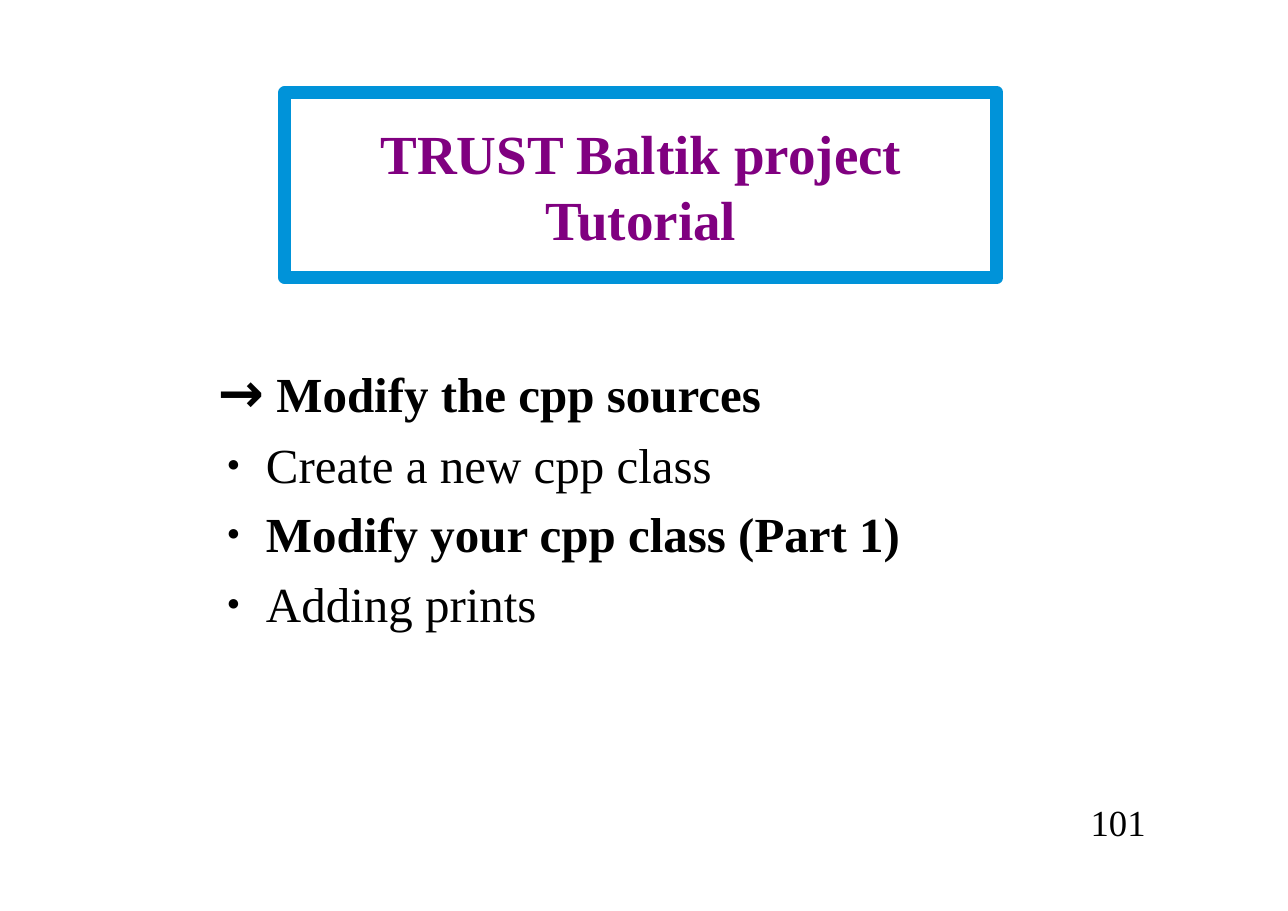
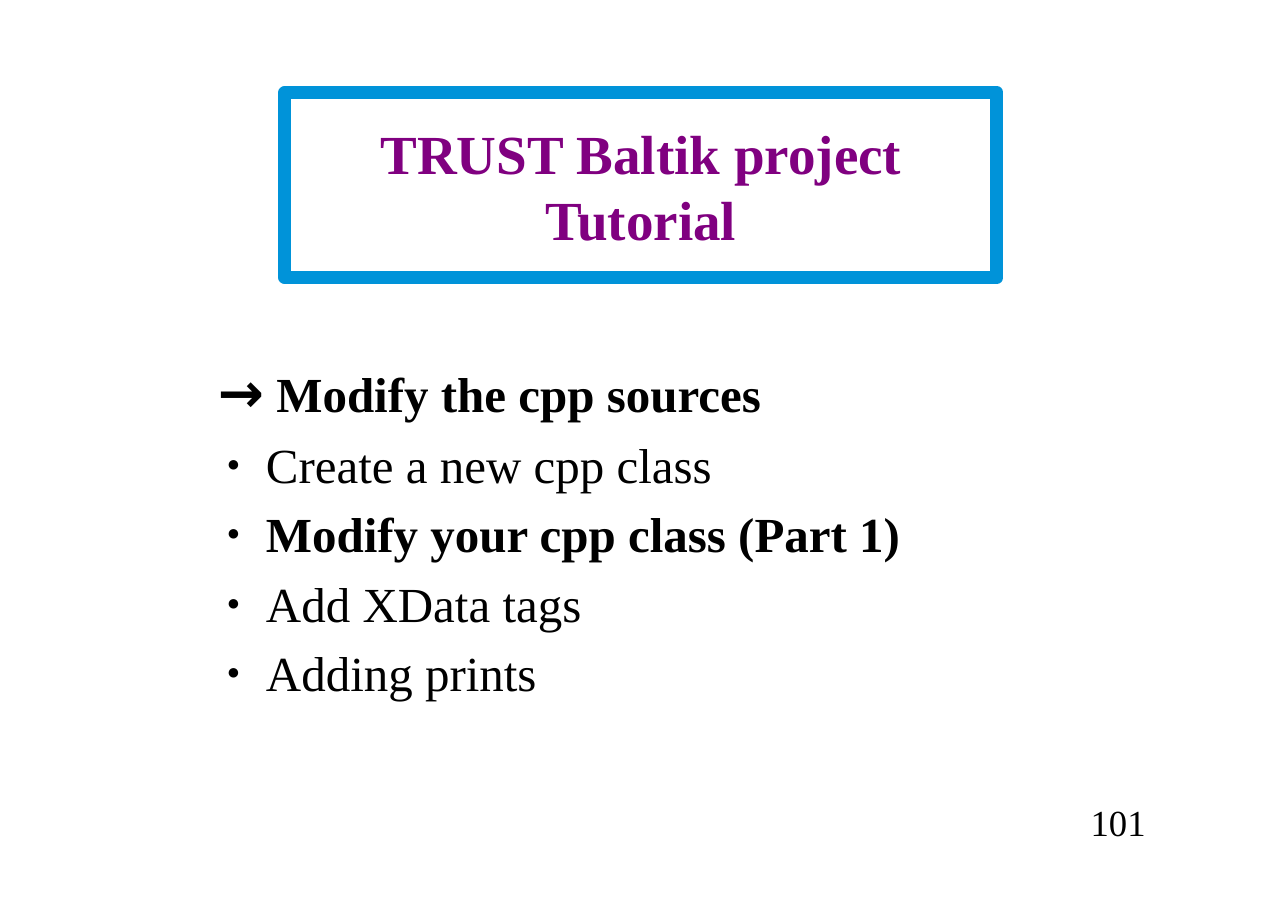
Before and after one commit to cea-trust-platform/trust-code, a slide deck: slide 101 of doc/TRUST/Developer_TRUST_presentation.odp. Drawn at 1288x911 pixels with LibreOffice and Linux fonts; fonts in the diff are those of the drawing; background and template pictures are left out. Boxes give left, top, right and bottom in pixels: in the first picture for what was removed or moved away, otherwise in the second. Text is boxed around its words. In the diff, an @@ line names an element or a change of style, - is before the commit and + after.

```diff
--- a/doc/TRUST/Developer_TRUST_presentation.odp
+++ b/doc/TRUST/Developer_TRUST_presentation.odp
@@ text at [266,588,582,632]: paragraph added @@
+  ● Add XData tags
```
Also in this commit, not shown: 4 other slides changed, 9 other files.
